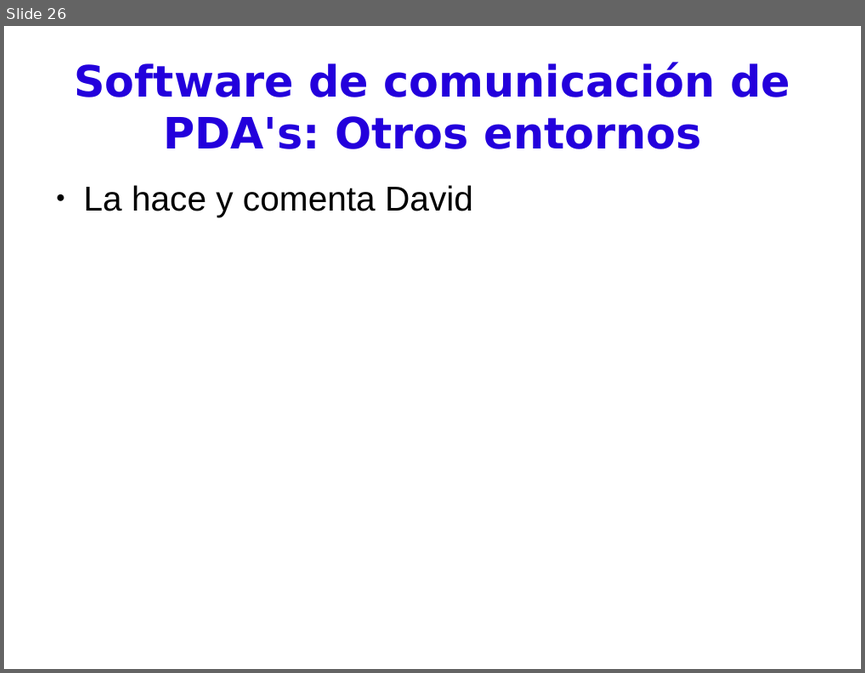
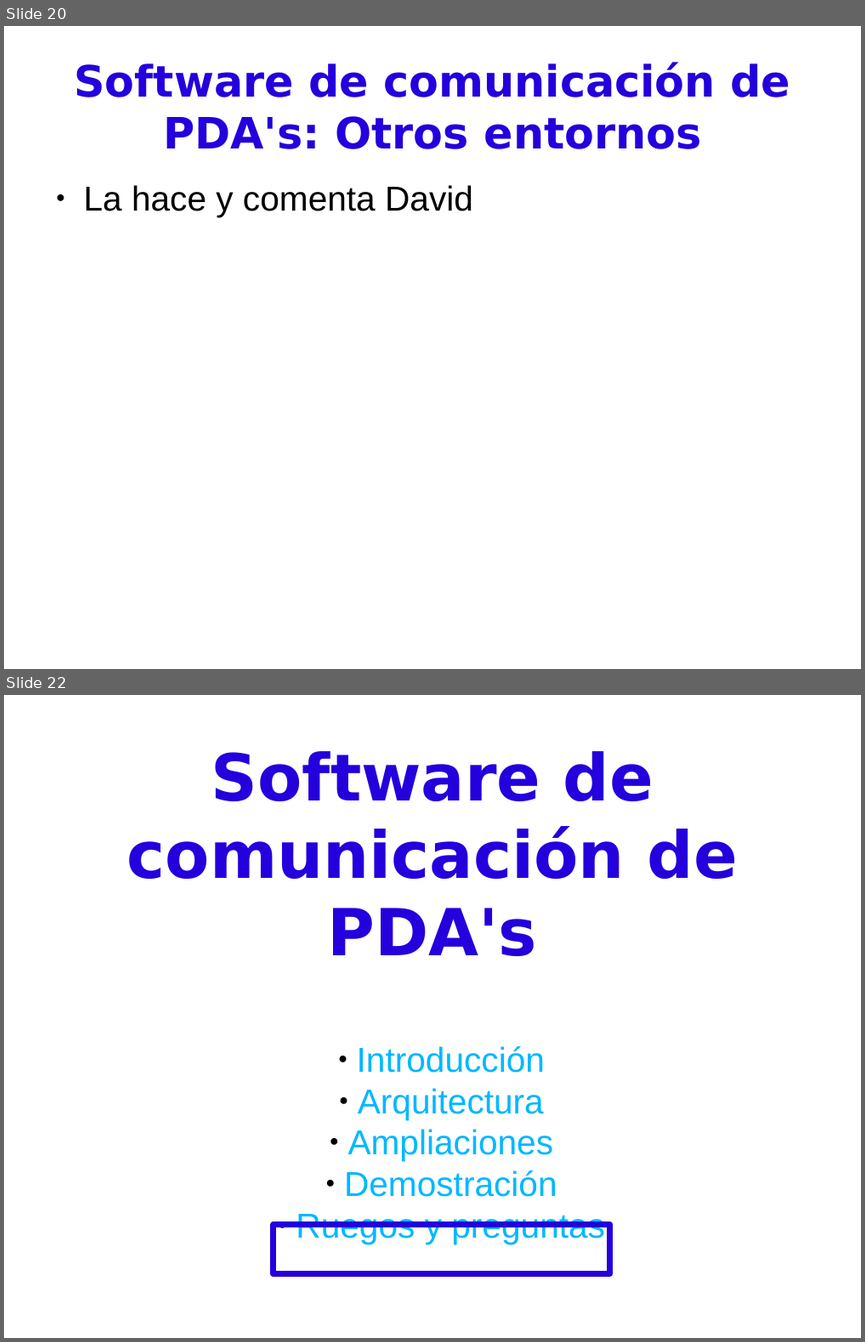
Before and after one commit to BackupTheBerlios/pdassii, a slide deck: Documentos/presentación.odp. Shown one above the other, each under a label of ours: slide 26 before the commit, slides 20 and 22 after it; the slides between them are not shown. The pictures are 865x673 and 865x1342 pixels, drawn with LibreOffice and Linux fonts; fonts in the diff are those of the drawing. Boxes give left, top, right and bottom in pixels: in the first picture for what was removed or moved away, otherwise in the second. Text is boxed around its words. In the diff, an @@ line names an element or a change of style, - is before the commit and + after.

```diff
--- a/Documentos/presentación.odp
+++ b/Documentos/presentación.odp
@@ slide 22 added at (4, 695, 861, 1338), background #FFFFFF @@
@@ title added at (127, 751, 738, 956), 60 pt, text #2300DC, bold @@
+Software de comunicación de PDA's
@@ subtitle added at (296, 1046, 605, 1244), 32 pt, text #00B8FF @@
+  ● Introducción
+  ● Arquitectura
+  ● Ampliaciones
+  ● Demostración
+  ● Ruegos y preguntas
@@ rectangle added at (273, 1225, 610, 1274), outline #2300DC 5.67 pt @@
@@ what was slide 26 is now slide 20 @@
```
Also in this commit, not shown: 12 slides changed, 2 other slides added, 7 slides removed.
